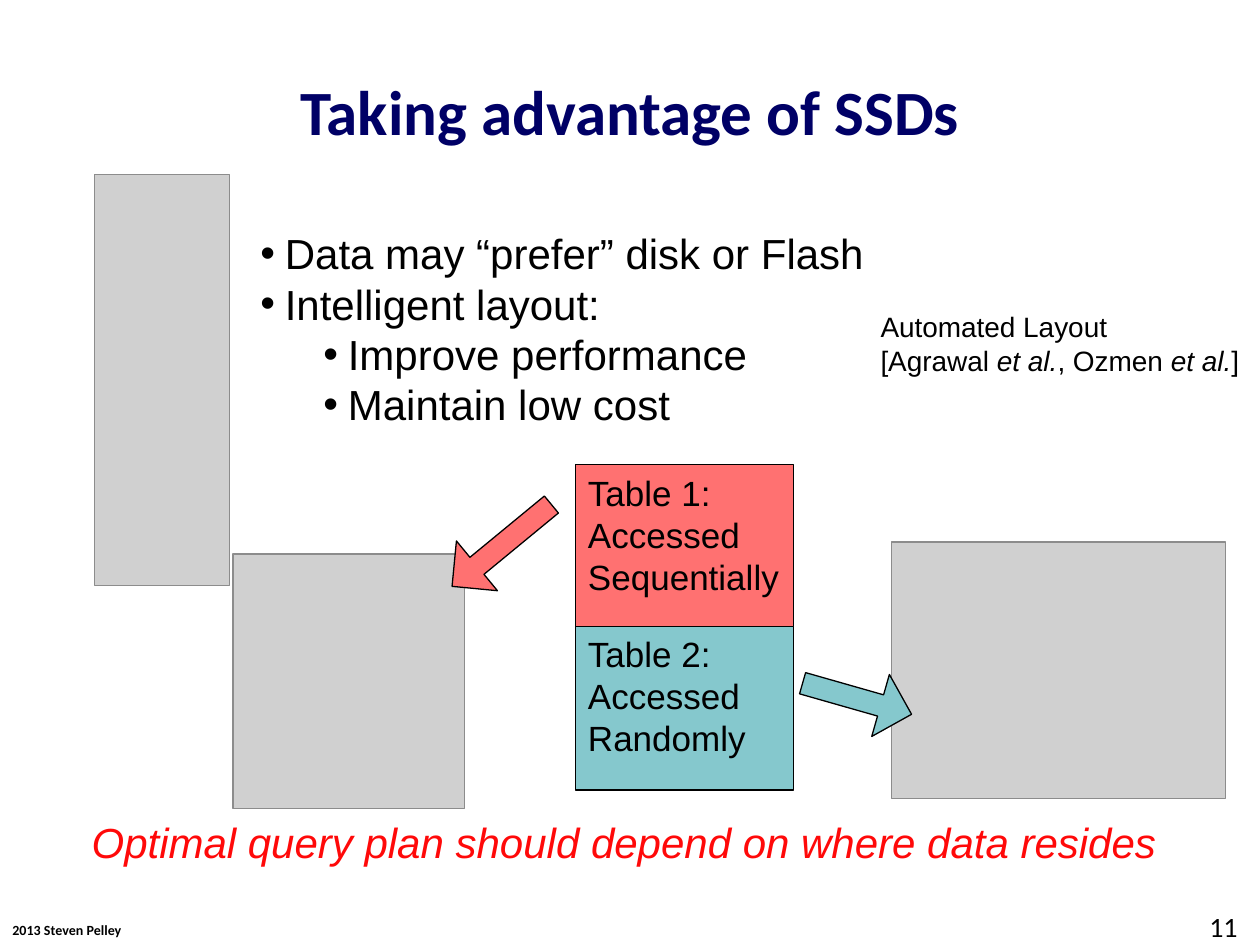
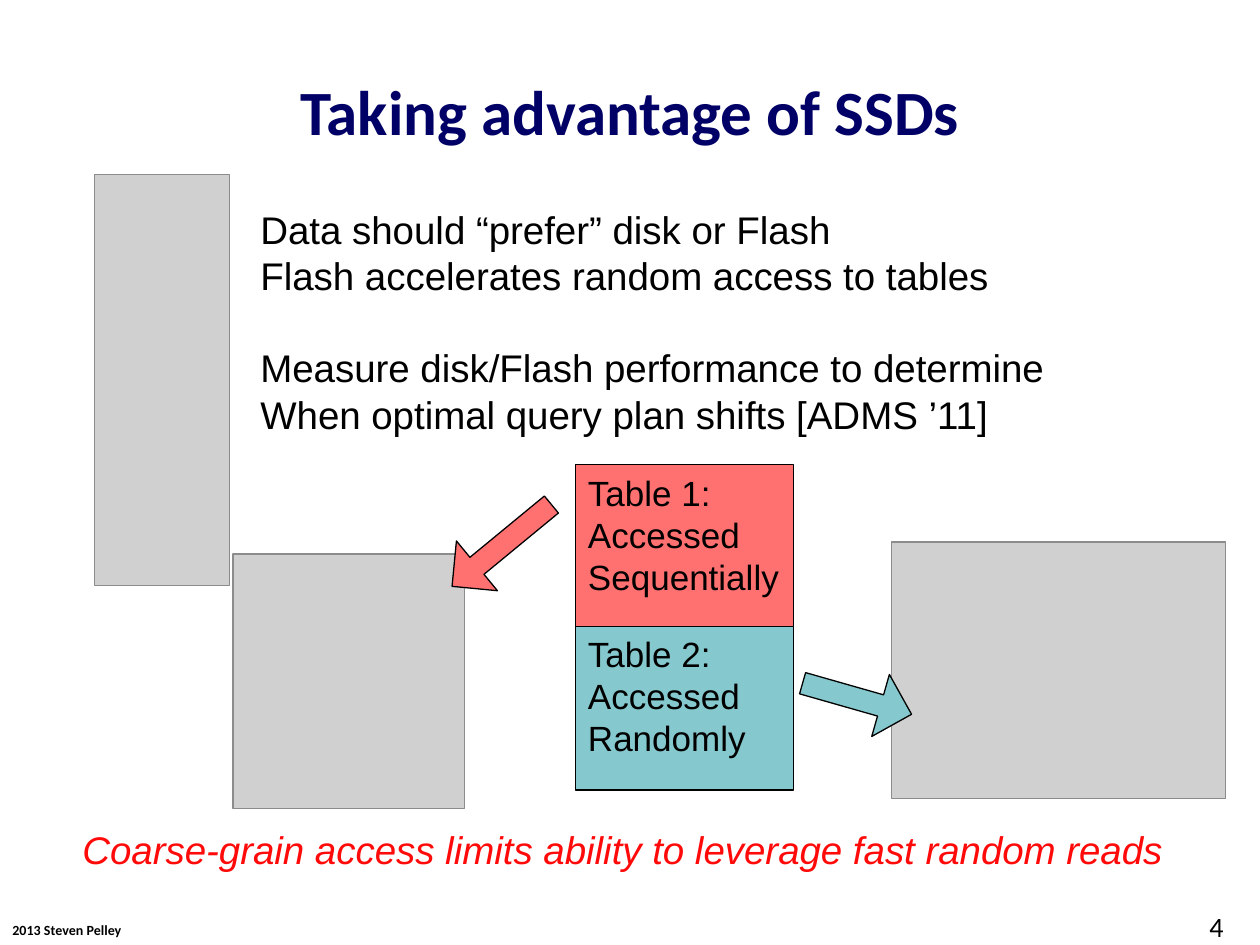
Before and after one commit to Abulila/dissertation, a slide deck: slide 4 of proposal/proposal.pptx (slide 11 before the commit). Drawn at 1260x945 pixels with LibreOffice and Linux fonts; fonts in the diff are those of the drawing; grey boxes stand for pictures; background and template pictures are left out. Boxes give left, top, right and bottom in pixels: in the first picture for what was removed or moved away, otherwise in the second. Text is boxed around its words. In the diff, an @@ line names an element or a change of style, - is before the commit and + after.

```diff
--- a/proposal/proposal.pptx
+++ b/proposal/proposal.pptx
@@ text at (260, 216, 1044, 436): text changed; size 24 to 22 pt @@
-• Data may “prefer” disk or Flash
-• Intelligent layout:
-  • Improve performance
-  • Maintain low cost
+Data should “prefer” disk or Flash
+Flash accelerates random access to tables
+Measure disk/Flash performance to determine
+When optimal query plan shifts [ADMS ’11]
@@ text removed at (881, 316, 1239, 376) @@
-Automated Layout
-[Agrawal et al., Ozmen et al.]
@@ text at (82, 836, 1162, 872): text changed; size 24 to 22 pt @@
-Optimal query plan should depend on where data resides
+Coarse-grain access limits ability to leverage fast random reads
@@ page number at (1209, 919, 1223, 937): text changed @@
-11
+4
```
Also in this commit, not shown: 22 other slides changed, 13 slides added, 2 slides removed.
